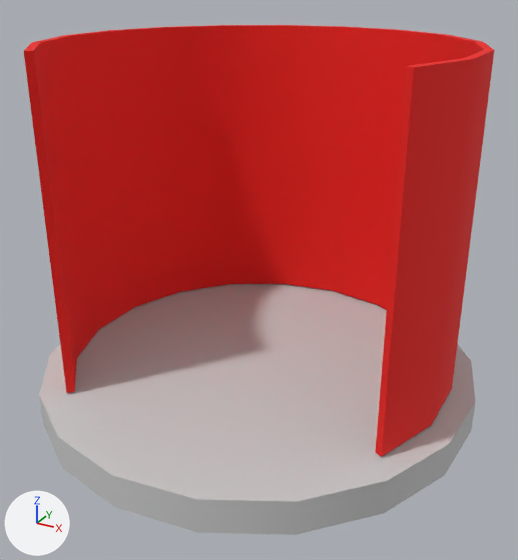
Two versions of the FBX model Assets/Models/scene_simple.FBX, one commit apart.
Camera for both pictures: a 50 mm camera at (53.0, -184.0, 771.0) aimed at (-200.0, 275.0, 542.0). Every picture has the same lights, and +X, +Y and +Z are marked at lower left. Where no turn or scale is listed for an object, it has been applied to the vertices.

Objects in the first picture: 'rideaux', 'scene'.
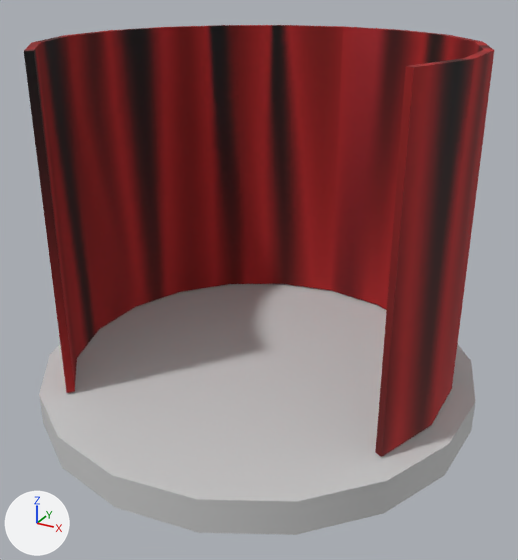
Commit message: scene simple qui déhire

The change in detail:
Picture 'curtains.jpg' (img_curtains_jpg) is new.
In material 'rideaux' (mat_rideaux), base_color is no longer (0.875, 0.00784, 0.00392), red #f0160d.
In material 'rideaux' (mat_rideaux), texture is now set to img_curtains_jpg.
me_mesh_001 has 168 vertices, 332 faces and spans x -159.0..159.0, y -124.0..162.0, z 0.0..257.0.
me_mesh_001 is used by ob_rideaux; location (-207.8, 288.6, 463.5).
me_mesh_001 part 1: texture (UV) coordinates of 332 of 332 faces, centred in x -159.0..159.0, y -122.0..158.0, z 0.0..257.0, changed; they spanned u 0.0..1.0, v 0.0..1.0 and now span u 0.0..1.0, v 0.0..1.0.

Changed parts and their boxes [x1, y1, x2, y2] in the pictures (518 x 560 px):
'rideaux', surface changed
    both: [24, 25, 494, 457]
